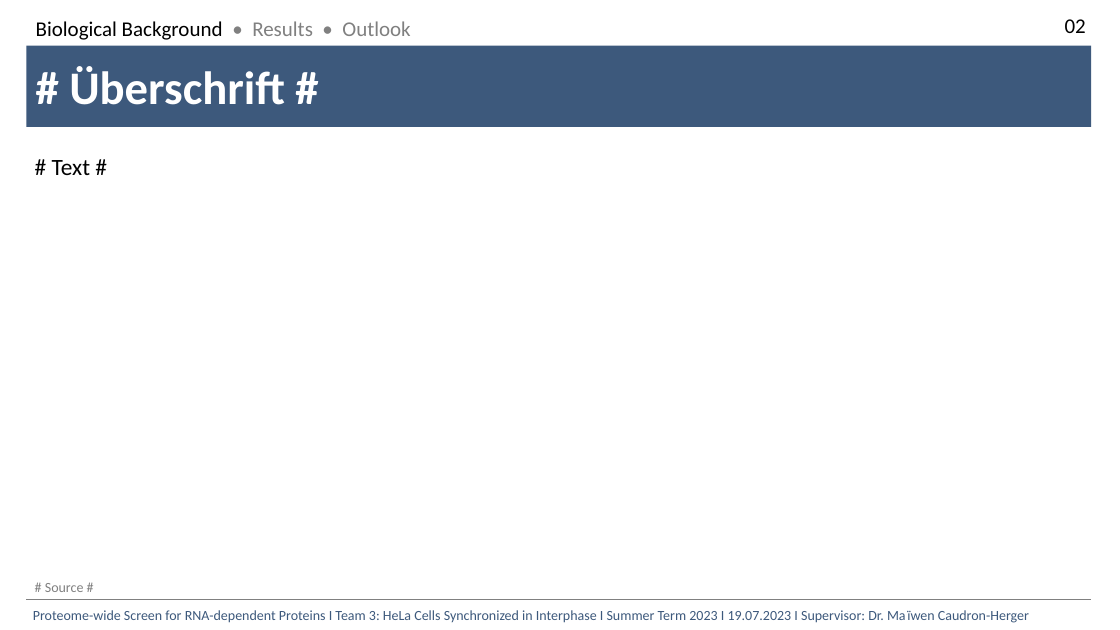
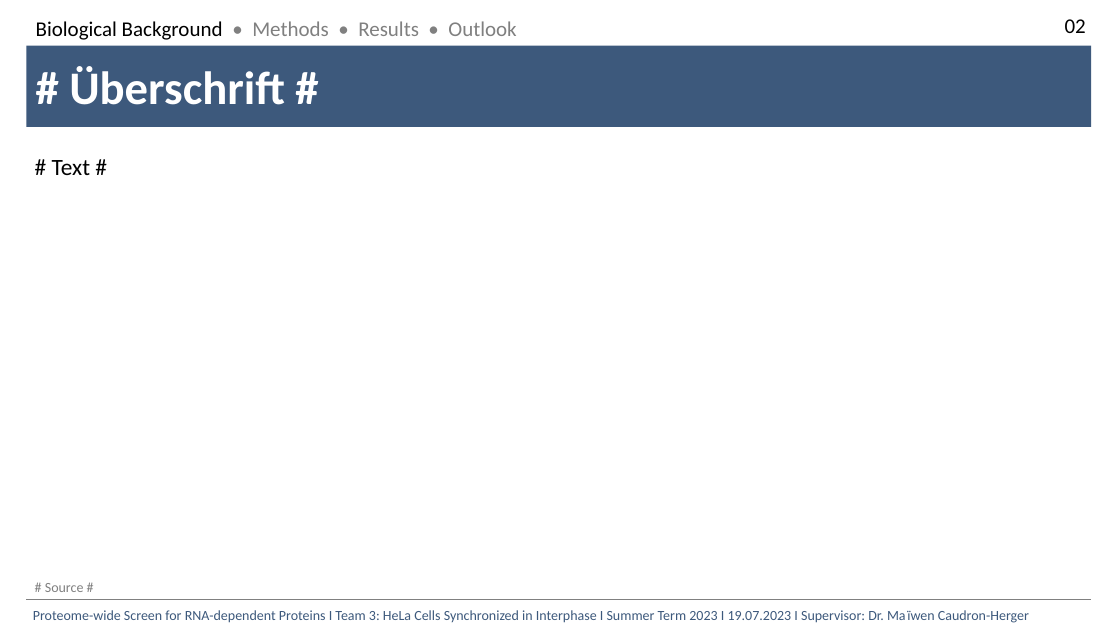
Before and after one commit to datascience-mobi-2023/topic03_team03, a slide deck: slide 2 of Template_Final_Presentation.pptx. Drawn at 1120x630 pixels with LibreOffice and Linux fonts; fonts in the diff are those of the drawing. Boxes give left, top, right and bottom in pixels: in the first picture for what was removed or moved away, otherwise in the second. Text is boxed around its words. In the diff, an @@ line names an element or a change of style, - is before the commit and + after.

Commit message:
Methods als Folie hinzugefügt

```diff
--- a/Template_Final_Presentation.pptx
+++ b/Template_Final_Presentation.pptx
@@ text at [36,21,516,40]: text changed; text colour #000000 to #808080 @@
-Biological Background • Results • Outlook
+Biological Background • Methods • Results • Outlook
```
Also in this commit, not shown: 3 other slides changed, 1 slide added.
